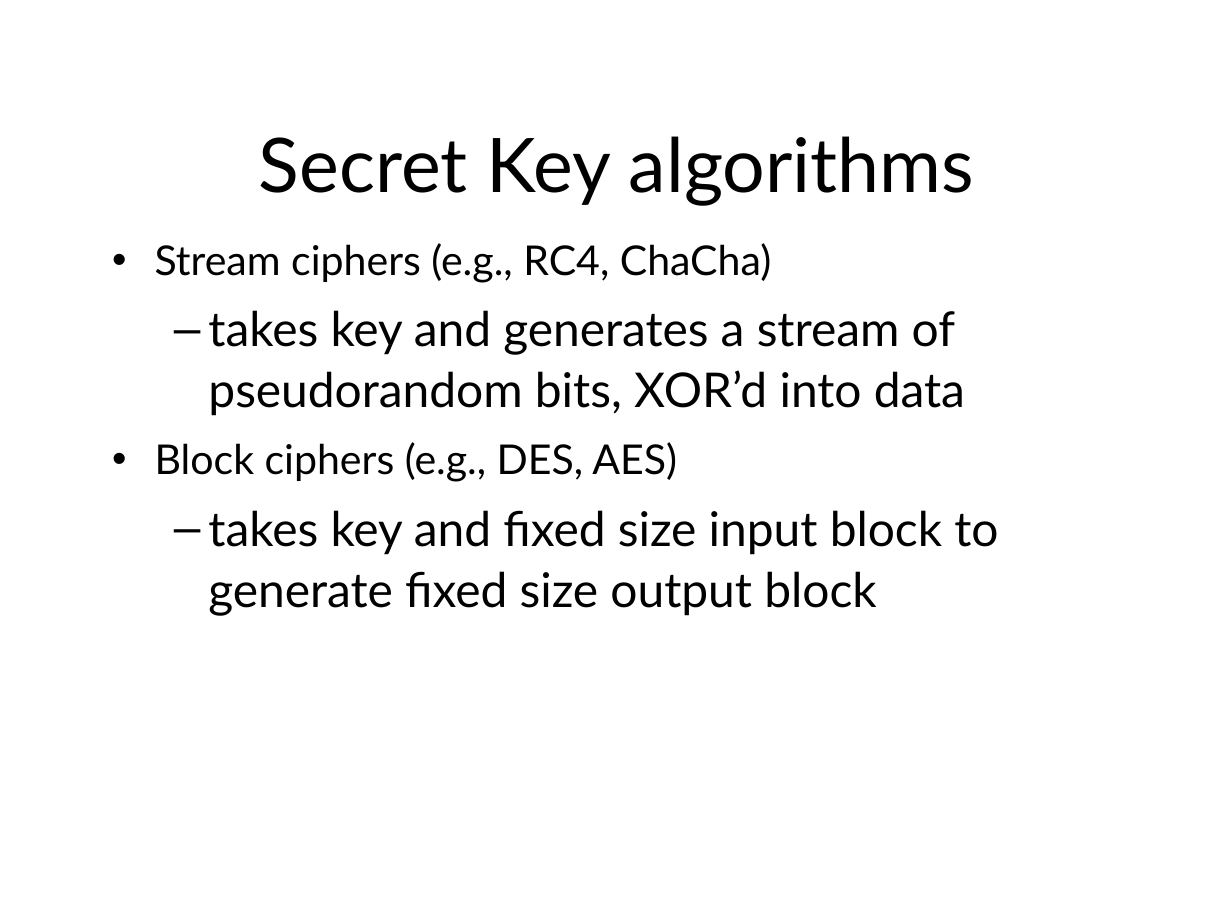
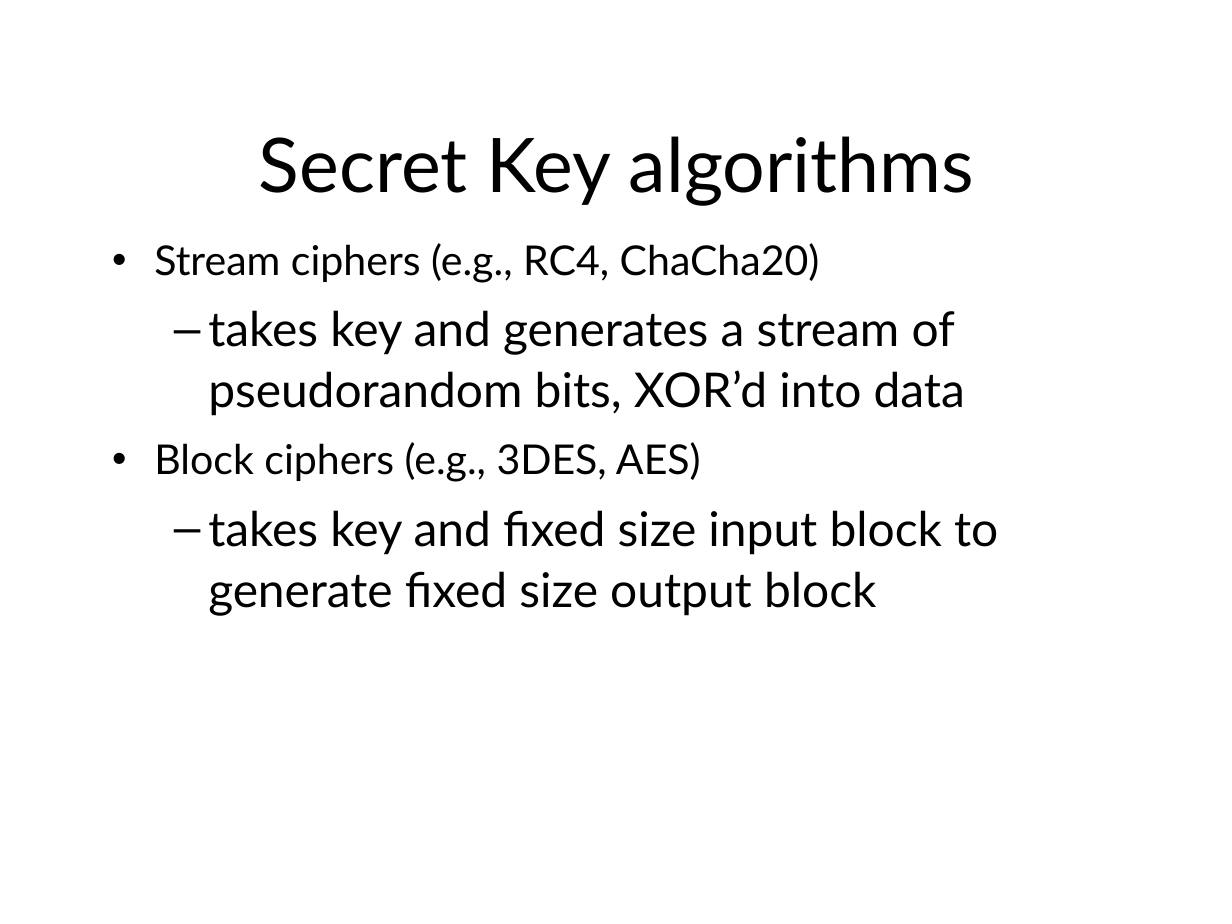
Before and after one commit to sftcd/cs7053, a slide deck: slide 46 of 2016lectures/03-crypto.ppt. Drawn at 1232x924 pixels with LibreOffice and Linux fonts; fonts in the diff are those of the drawing. Boxes give left, top, right and bottom in pixels: in the first picture for what was removed or moved away, otherwise in the second. Text is boxed around its words. In the diff, an @@ line names an element or a change of style, - is before the commit and + after.

```diff
--- a/2016lectures/03-crypto.ppt
+++ b/2016lectures/03-crypto.ppt
@@ text at <box>154,243,820,283</box>: text changed @@
-• Stream ciphers (e.g., RC4, ChaCha)
+• Stream ciphers (e.g., RC4, ChaCha20)
@@ text at <box>154,442,701,482</box>: text changed @@
-• Block ciphers (e.g., DES, AES)
+• Block ciphers (e.g., 3DES, AES)
```
Also in this commit, not shown: 49 other slides changed, 1 other file.
